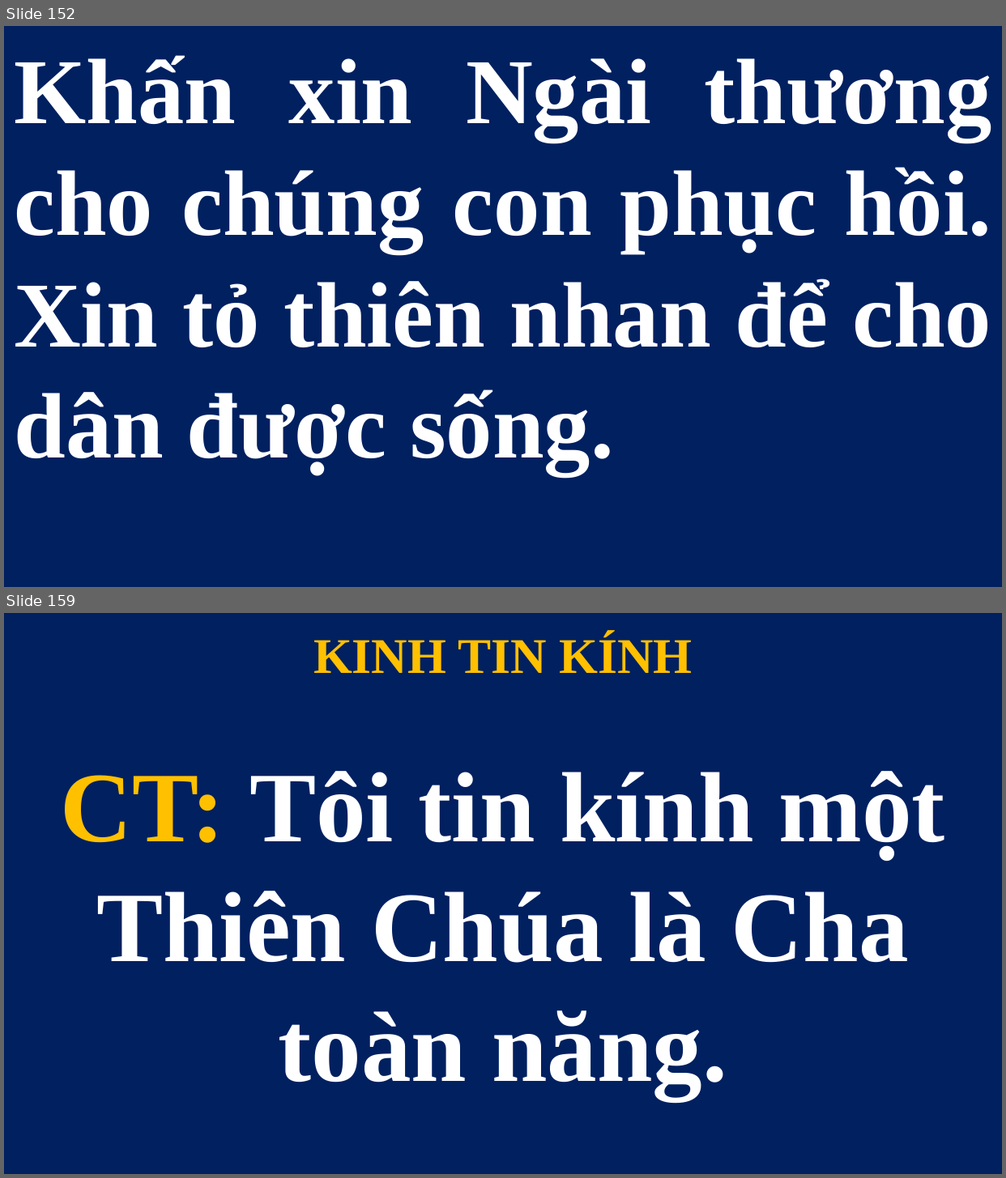
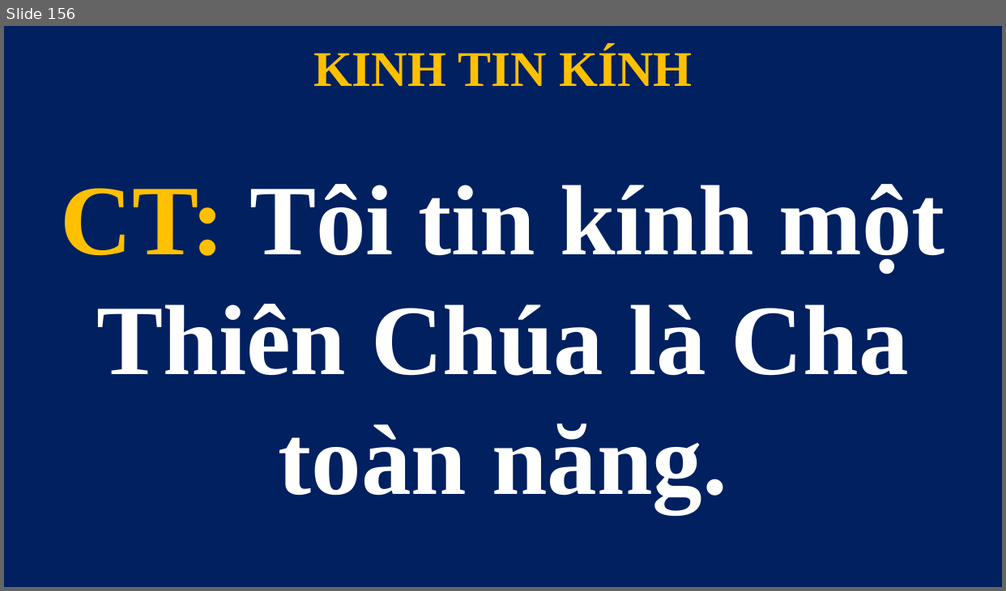
Before and after one commit to lythanhngodev64/SlideLe, a slide deck: Slide/CN-27-TN 2026.pptx. Shown one above the other, each under a label of ours: slides 152 and 159 before the commit, slide 156 after it; the slides between them are not shown. The pictures are 1006x1178 and 1006x591 pixels, drawn with LibreOffice and Linux fonts; fonts in the diff are those of the drawing. Boxes give left, top, right and bottom in pixels: in the first picture for what was removed or moved away, otherwise in the second. Text is boxed around its words. In the diff, an @@ line names an element or a change of style, - is before the commit and + after.

```diff
--- a/Slide/CN-27-TN 2026.pptx
+++ b/Slide/CN-27-TN 2026.pptx
@@ slide 152 removed at [4,26,1002,587], background #FFFFFF @@
@@ subtitle removed at [4,26,1002,587] @@
-Khấn xin Ngài thương cho chúng con phục hồi. Xin tỏ thiên nhan để cho dân được sống.
@@ what was slide 159 is now slide 156 @@
```
Also in this commit, not shown: 2 slides changed, 10 slides added, 12 other slides removed, 1 other file.
